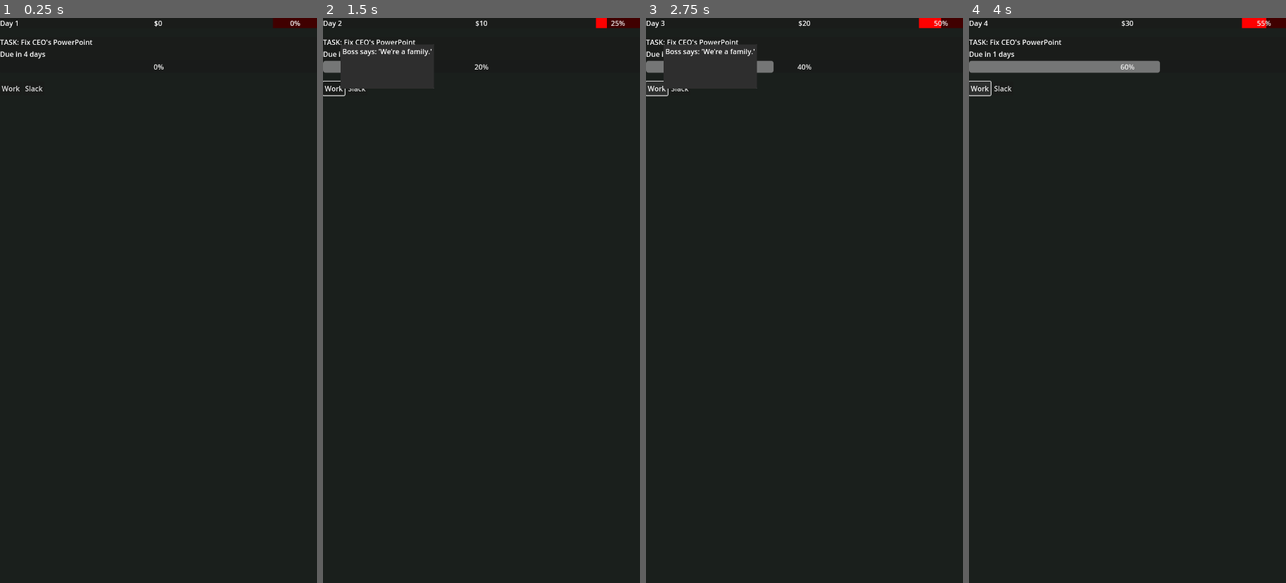
Above: before the commit, frames 1-4 (left to right).
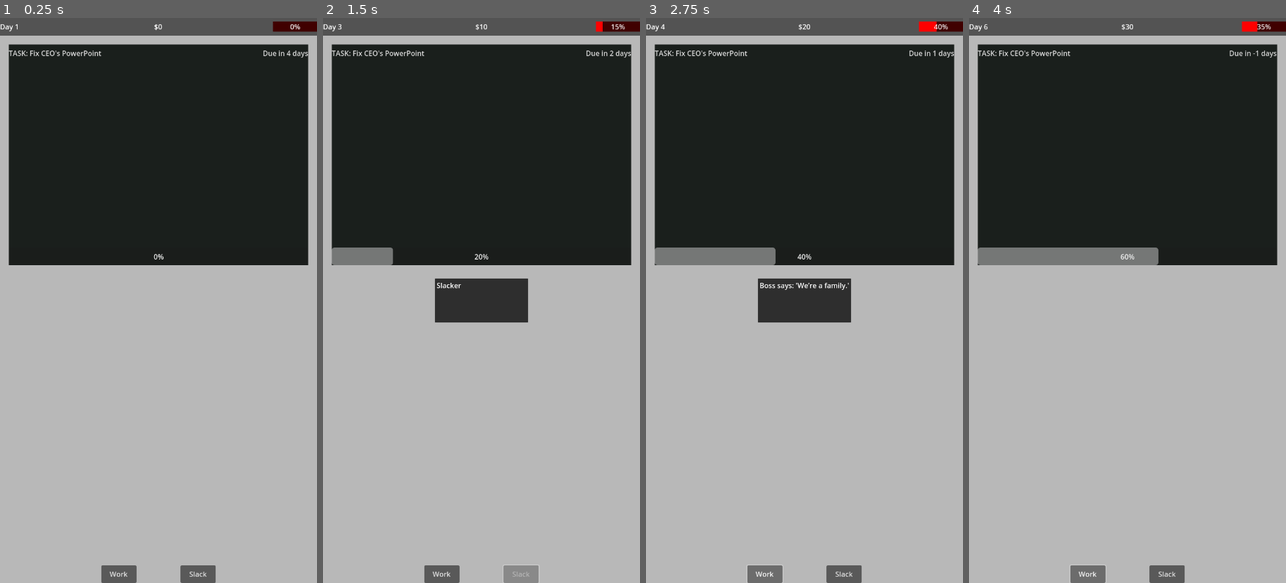
Above: after the commit, the same moments.

Repository: lmchoi/alt-f-this
Game: Godot game, scene res://scenes/game_ui.tscn
Same seed, same stepped clock (60 frames per second), same inputs: the game is played once before the commit and once after it.
Inputs:
- Up to frame 1 (0.25 s): no input
- Up to frame 2 (1.5 s): click "Work" at 0.5 s; click "Slack" at 1.25 s
- Up to frame 3 (2.75 s): click "Work" at 2 s
- Up to frame 4 (4 s): click "Slack" at 2.75 s; click "Work" at 3.5 s

The runs differ from the first frame. In frame 1, 63% of the frame differs, in the area x 0-100%, y 0-100%; in frame 2, 62%; in frame 3, 63%; in frame 4, 66%.

Commit message:
Make ui less shit

Diff:
--- a/scenes/game_ui.tscn
+++ b/scenes/game_ui.tscn
@@ -1,9 +1,12 @@
-[gd_scene load_steps=7 format=3 uid="uid://bkcqc3g6mk6ky"]
+[gd_scene load_steps=8 format=3 uid="uid://bkcqc3g6mk6ky"]
 
 [ext_resource type="Script" uid="uid://ccibd5kcuisnk" path="res://scenes/game_ui.gd" id="1_yubou"]
 [ext_resource type="Script" uid="uid://o4uecgfegpr2" path="res://scripts/ui/action_button.gd" id="2_rns2u"]
 [ext_resource type="Script" uid="uid://di3ejf3ytuwkn" path="res://scripts/ui/money_label.gd" id="2_u001w"]
 [ext_resource type="PackedScene" uid="uid://b5nqygpy3h33x" path="res://scenes/event_popup.tscn" id="4_u2dgd"]
+
+[sub_resource type="StyleBoxFlat" id="StyleBoxFlat_u2dgd"]
+bg_color = Color(0.324219, 0.324219, 0.324219, 1)
 
 [sub_resource type="StyleBoxFlat" id="StyleBoxFlat_rns2u"]
 bg_color = Color(0.25098, 0, 0, 1)
@@ -20,7 +23,7 @@
 anchor_bottom = 1.0
 grow_horizontal = 2
 grow_vertical = 2
-color = Color(0.101961, 0.121569, 0.109804, 1)
+color = Color(0.722656, 0.722656, 0.722656, 1)
 
 [node name="VBoxContainer" type="VBoxContainer" parent="."]
 anchors_preset = 15
@@ -31,7 +34,9 @@
 theme_override_constants/separation = 20
 
 [node name="StatusBar" type="PanelContainer" parent="VBoxContainer"]
+custom_minimum_size = Vector2(0, 40)
 layout_mode = 2
+theme_override_styles/panel = SubResource("StyleBoxFlat_u2dgd")
 
 [node name="DayLabel" type="Label" parent="VBoxContainer/StatusBar"]
 unique_name_in_owner = true
@@ -51,46 +56,82 @@
 custom_minimum_size = Vector2(100, 0)
 layout_mode = 2
 size_flags_horizontal = 8
+size_flags_vertical = 4
 theme_override_styles/background = SubResource("StyleBoxFlat_rns2u")
 theme_override_styles/fill = SubResource("StyleBoxFlat_u001w")
 
-[node name="TaskPanel" type="PanelContainer" parent="VBoxContainer"]
+[node name="MarginContainer" type="MarginContainer" parent="VBoxContainer"]
+layout_mode = 2
+theme_override_constants/margin_left = 20
+theme_override_constants/margin_right = 20
+
+[node name="TaskPanel" type="PanelContainer" parent="VBoxContainer/MarginContainer"]
+custom_minimum_size = Vector2(0, 500)
 layout_mode = 2
 
-[node name="VBoxContainer" type="VBoxContainer" parent="VBoxContainer/TaskPanel"]
+[node name="ColorRect" type="ColorRect" parent="VBoxContainer/MarginContainer/TaskPanel"]
+layout_mode = 2
+color = Color(0.101961, 0.121569, 0.109804, 1)
+
+[node name="Container" type="VBoxContainer" parent="VBoxContainer/MarginContainer/TaskPanel"]
 layout_mode = 2
 
-[node name="TaskLabel" type="Label" parent="VBoxContainer/TaskPanel/VBoxContainer"]
+[node name="HBoxContainer" type="HBoxContainer" parent="VBoxContainer/MarginContainer/TaskPanel/Container"]
+custom_minimum_size = Vector2(0, 40)
+layout_direction = 2
+layout_mode = 2
+size_flags_vertical = 2
+
+[node name="TaskLabel" type="Label" parent="VBoxContainer/MarginContainer/TaskPanel/Container/HBoxContainer"]
 unique_name_in_owner = true
 layout_mode = 2
+size_flags_horizontal = 0
+theme_override_colors/font_color = Color(0.847059, 0.847059, 0.847059, 1)
+theme_override_colors/font_outline_color = Color(1, 1, 1, 1)
 text = "TASK: Fix CEO's PowerPoint"
 
-[node name="DeadlineLabel" type="Label" parent="VBoxContainer/TaskPanel/VBoxContainer"]
+[node name="DeadlineLabel" type="Label" parent="VBoxContainer/MarginContainer/TaskPanel/Container/HBoxContainer"]
 unique_name_in_owner = true
 layout_mode = 2
+size_flags_horizontal = 3
+theme_override_colors/font_color = Color(0.847059, 0.847059, 0.847059, 1)
+theme_override_colors/font_outline_color = Color(1, 1, 1, 1)
 text = "Due in 5 days"
+horizontal_alignment = 2
 
-[node name="ProgressBar" type="ProgressBar" parent="VBoxContainer/TaskPanel/VBoxContainer"]
+[node name="ProgressBar" type="ProgressBar" parent="VBoxContainer/MarginContainer/TaskPanel/Container"]
 unique_name_in_owner = true
+custom_minimum_size = Vector2(0, 40)
 layout_mode = 2
+theme_override_colors/font_outline_color = Color(1, 1, 1, 1)
 
-[node name="ActionButtons" type="HBoxContainer" parent="VBoxContainer"]
-layout_mode = 2
+[node name="ActionButtons" type="HBoxContainer" parent="."]
+anchors_preset = 12
+anchor_top = 1.0
+anchor_right = 1.0
+anchor_bottom = 1.0
+offset_top = -31.0
+grow_horizontal = 2
+grow_vertical = 0
+theme_override_constants/separation = 100
+alignment = 1
 
-[node name="WorkButton" type="Button" parent="VBoxContainer/ActionButtons"]
+[node name="WorkButton" type="Button" parent="ActionButtons"]
 unique_name_in_owner = true
+custom_minimum_size = Vector2(80, 40)
 layout_mode = 2
 text = "Work"
 script = ExtResource("2_rns2u")
 metadata/_custom_type_script = "uid://o4uecgfegpr2"
 
-[node name="SlackButton" type="Button" parent="VBoxContainer/ActionButtons"]
+[node name="SlackButton" type="Button" parent="ActionButtons"]
 unique_name_in_owner = true
+custom_minimum_size = Vector2(80, 40)
 layout_mode = 2
 text = "Slack"
 script = ExtResource("2_rns2u")
 metadata/_custom_type_script = "uid://o4uecgfegpr2"
 
 [node name="EventPopup" parent="." instance=ExtResource("4_u2dgd")]
-position = Vector2i(40, 60)
+initial_position = 1
 visible = false
